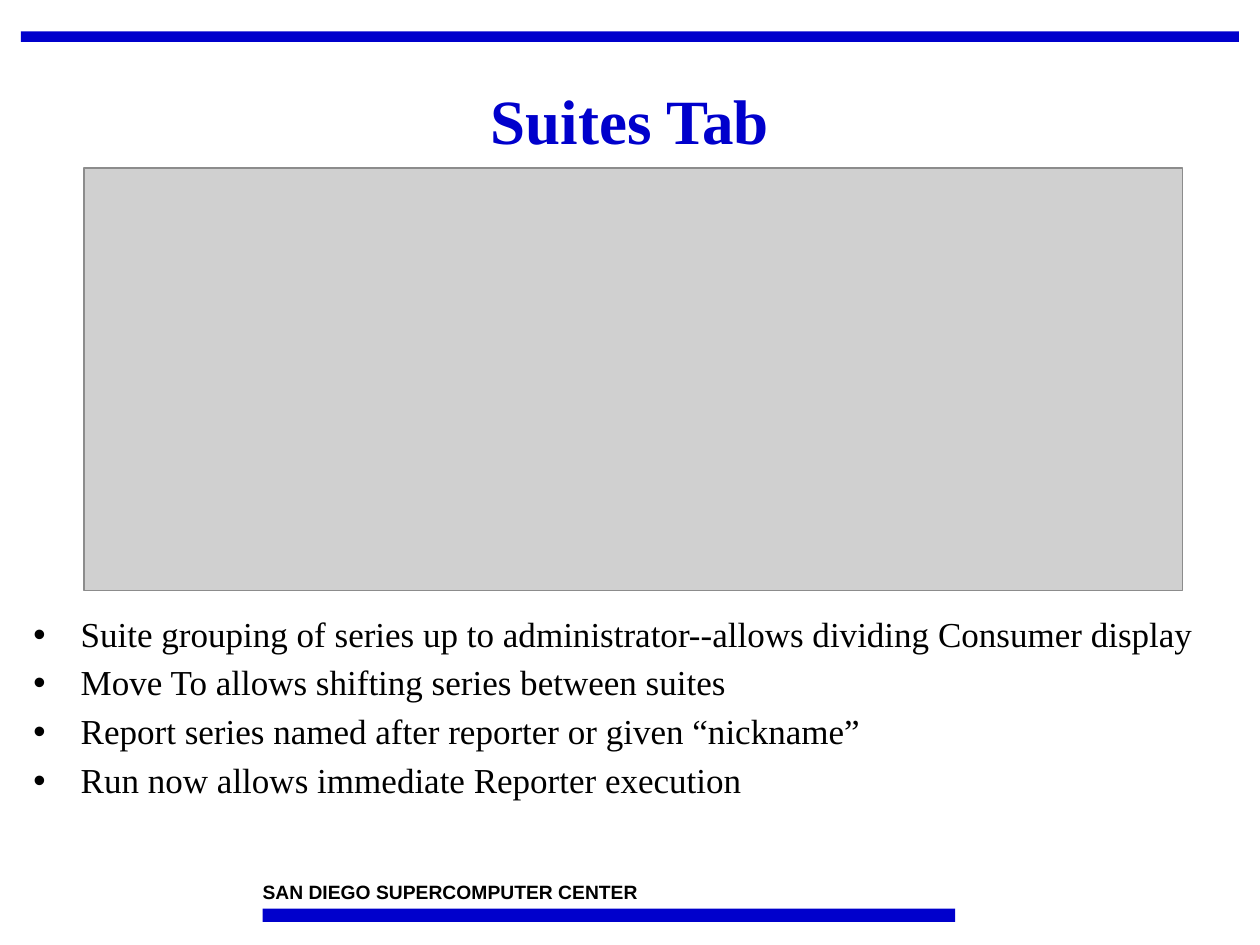
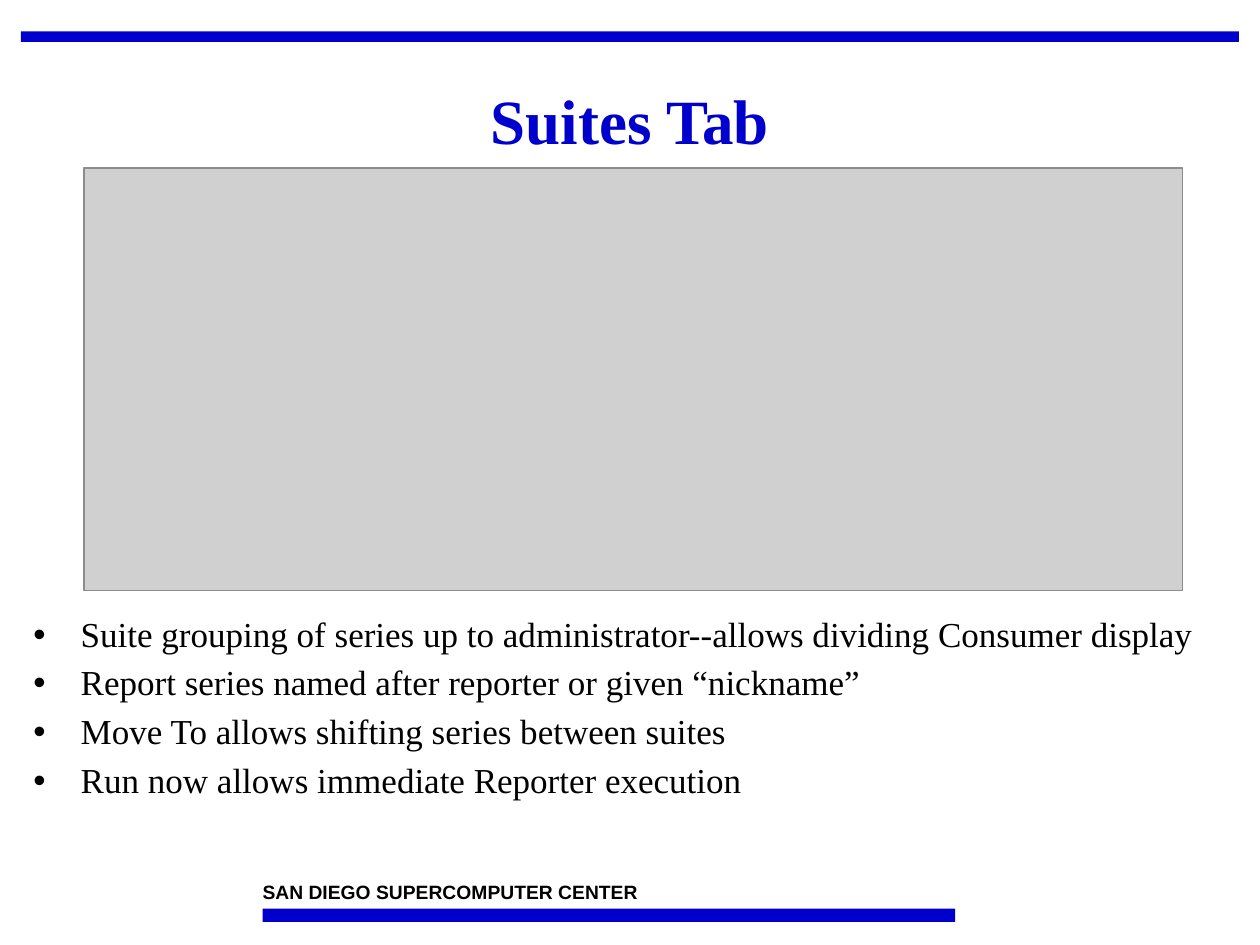
Before and after one commit to IncaProject/inca-xsede, a slide deck: slide 11 of talks/2008workshop/incat.ppt. Drawn at 1260x945 pixels with LibreOffice and Linux fonts; fonts in the diff are those of the drawing; grey boxes stand for pictures; background and template pictures are left out. Boxes give left, top, right and bottom in pixels: in the first picture for what was removed or moved away, otherwise in the second. Text is boxed around its words. In the diff, an @@ line names an element or a change of style, - is before the commit and + after.

```diff
--- a/talks/2008workshop/incat.ppt
+++ b/talks/2008workshop/incat.ppt
@@ text at [81, 670, 859, 703]: paragraph added @@
+• Report series named after reporter or given “nickname”
@@ text at [81, 719, 859, 751]: paragraph removed @@
-• Report series named after reporter or given “nickname”
```
Also in this commit, not shown: 4 other slides changed.
